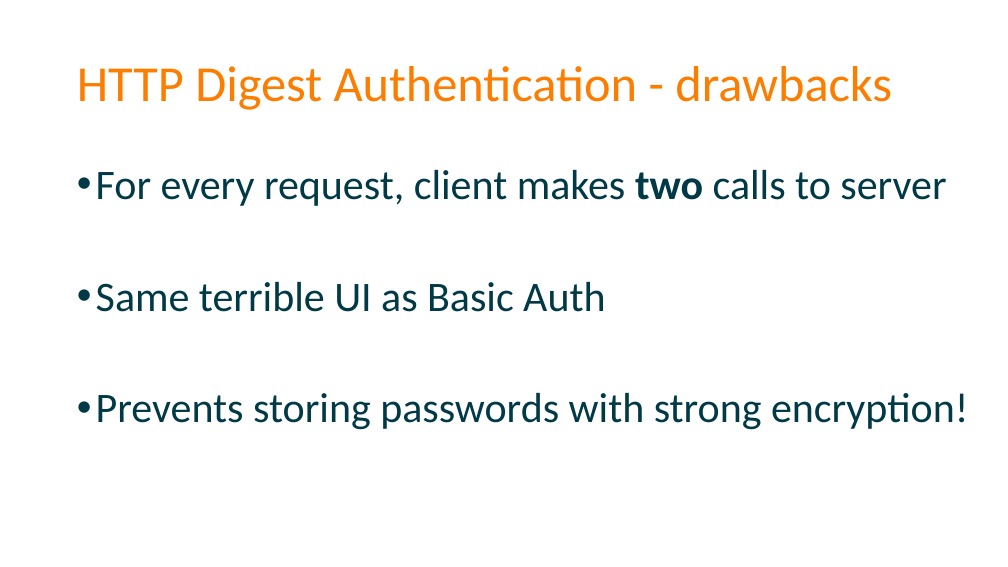
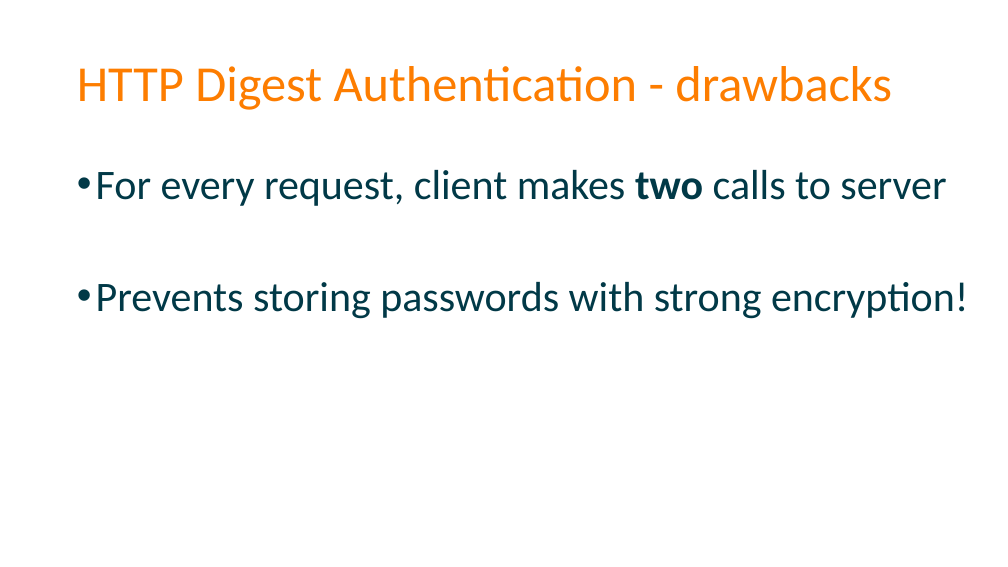
Before and after one commit to spetryjohnson/Securing-Your-API-Endpoints, a slide deck: slide 26 of Securing Your API Endpoints.pptx. Drawn at 1008x567 pixels with LibreOffice and Linux fonts; fonts in the diff are those of the drawing. Boxes give left, top, right and bottom in pixels: in the first picture for what was removed or moved away, otherwise in the second. Text is boxed around its words. In the diff, an @@ line names an element or a change of style, - is before the commit and + after.

```diff
--- a/Securing Your API Endpoints.pptx
+++ b/Securing Your API Endpoints.pptx
@@ text at bbox=[96, 282, 605, 312]: paragraph removed @@
-• Same terrible UI as Basic Auth
```
Also in this commit, not shown: 8 other slides changed, 2 slides added, 1 slide removed, 1 other file.
